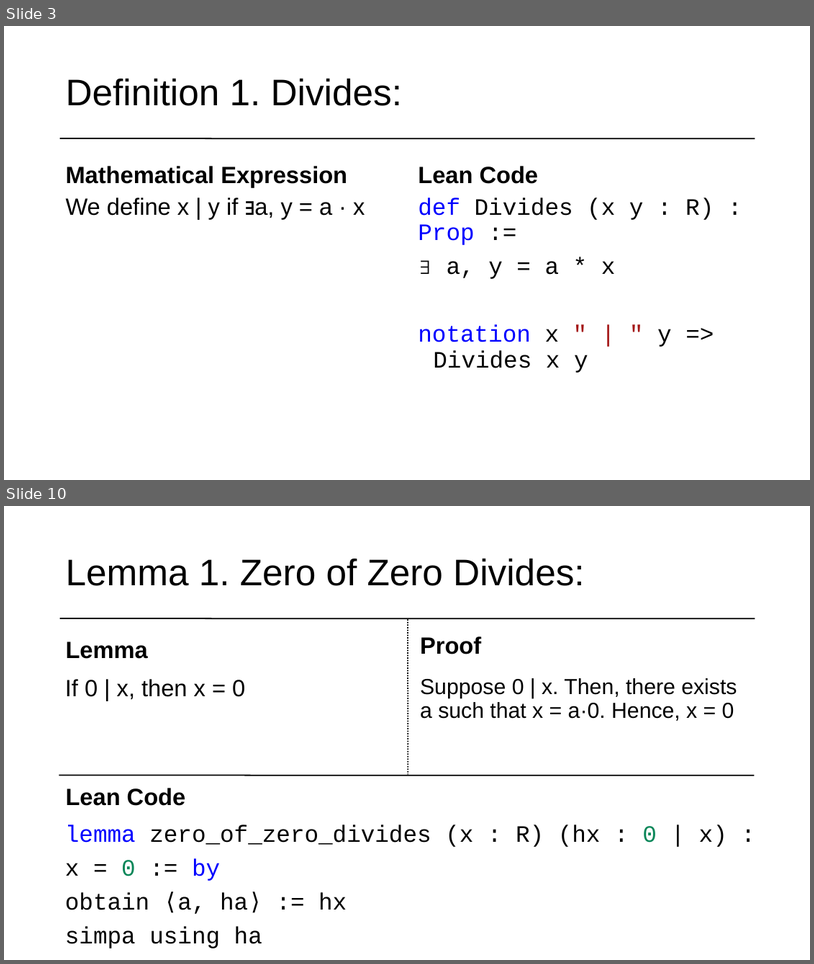
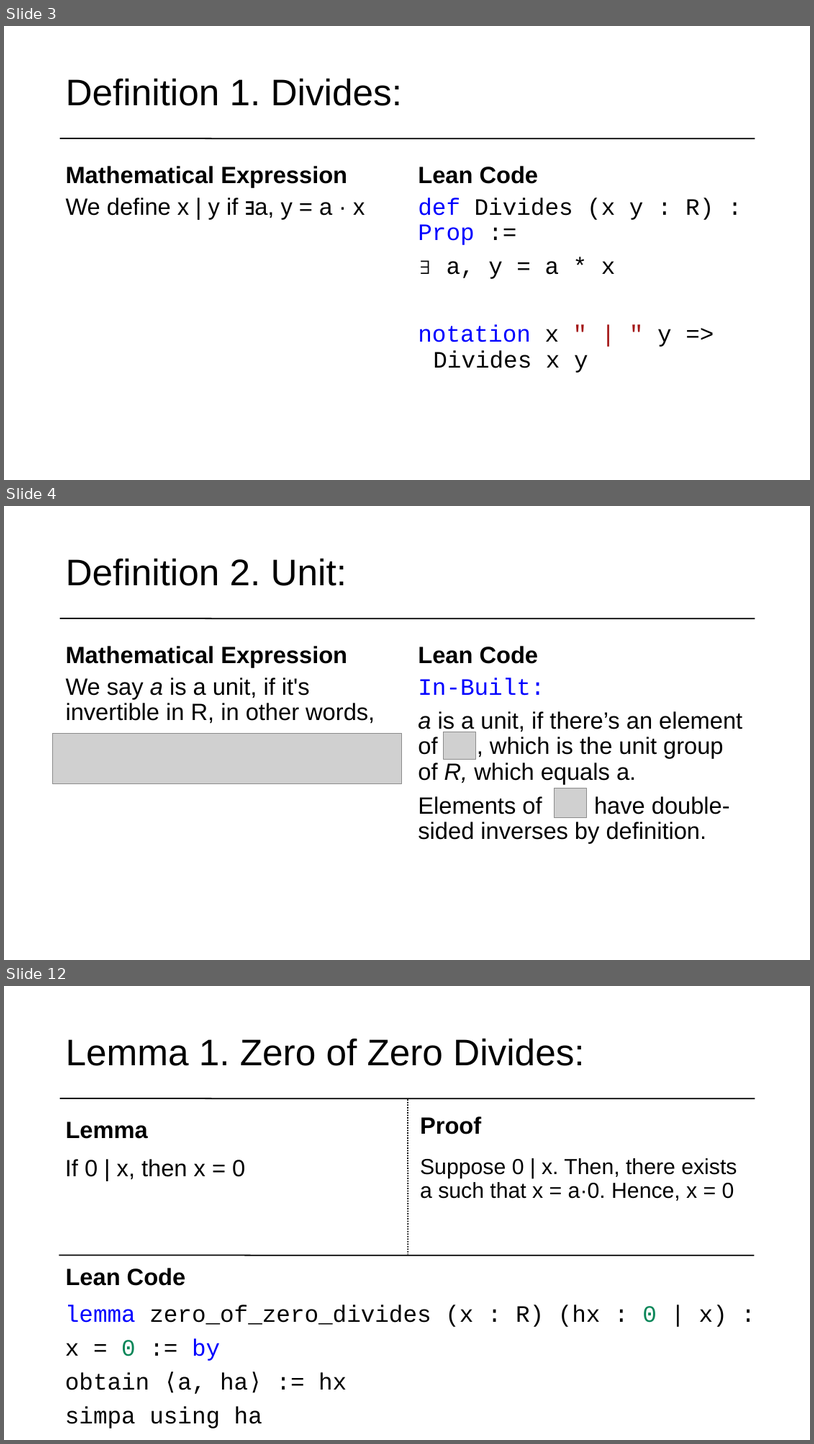
Before and after one commit to matematiflo/CompAssistedMath2024, a slide deck: Lean/Projects/06. Divisibility in rings (Algebra 1)/powerpoint/Lean Präsentation version 08.07.pptx. Shown one above the other, each under a label of ours: slides 3 and 10 before the commit, slides 3, 4 and 12 after it; the slides between them are not shown. The pictures are 814x964 and 814x1444 pixels, drawn with LibreOffice and Linux fonts; fonts in the diff are those of the drawing; grey boxes stand for pictures. Boxes give left, top, right and bottom in pixels: in the first picture for what was removed or moved away, otherwise in the second. Text is boxed around its words. In the diff, an @@ line names an element or a change of style, - is before the commit and + after.

Commit message:
Minor clean-ups to presentation, added UFD definition

```diff
--- a/Lean/Projects/06. Divisibility in rings (Algebra 1)/powerpoint/Lean Präsentation version 08.07.pptx
+++ b/Lean/Projects/06. Divisibility in rings (Algebra 1)/powerpoint/Lean Präsentation version 08.07.pptx
@@ slide 4 added at box(4, 506, 810, 960), background #FFFFFF @@
@@ title added at box(66, 558, 347, 586), 44 pt, text #000000 @@
+Definition 2. Unit:
@@ line added from (59, 618) to (756, 618), #000000 1.5 pt @@
@@ text added at box(66, 646, 347, 667), 28 pt, text #000000, bold @@
+Mathematical Expression
@@ text added at box(418, 646, 539, 664), 28 pt, text #000000, bold @@
+Lean Code
@@ text added at box(66, 677, 375, 723), 28 pt, text #000000 @@
+We say a is a unit, if it's invertible in R, in other words,
@@ text added at box(418, 677, 743, 843), 28 pt, text #000000 @@
+In-Built:
+a is a unit, if there’s an element of , which is the unit group of R, which equals a.
+Elements of have double-sided inverses by definition.
@@ picture added at box(52, 733, 402, 783) @@
@@ picture added at box(444, 732, 476, 759) @@
@@ picture added at box(555, 788, 586, 818) @@
@@ what was slide 10 is now slide 12 @@
```
Also in this commit, not shown: 7 slides changed, 1 other slide added.
